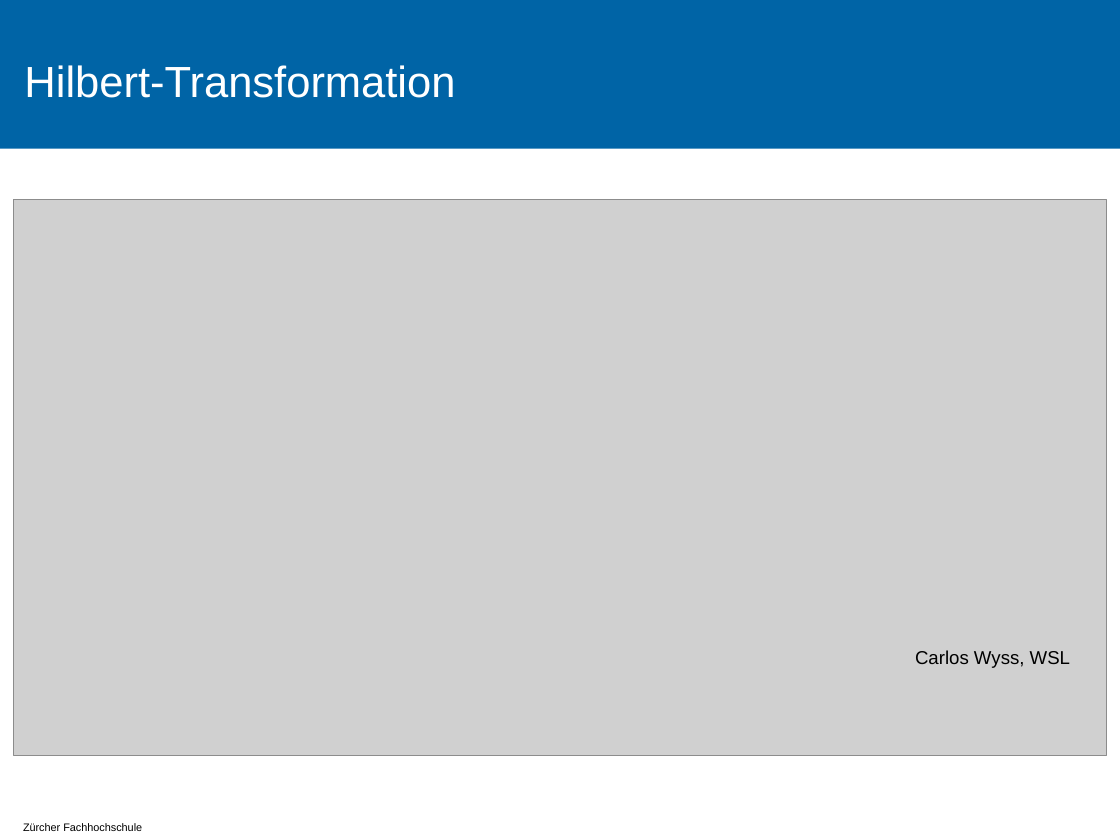
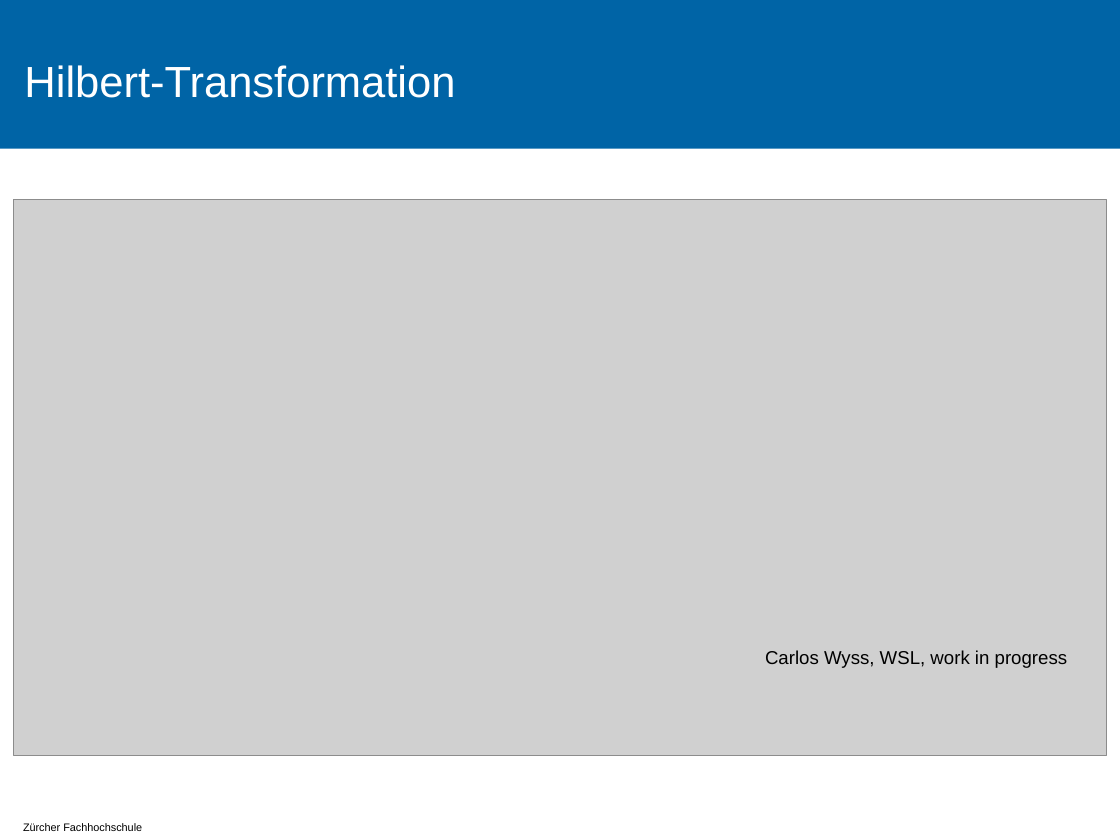
Before and after one commit to tokeller/WeKeBA, a slide deck: slide 8 of 9001_Praesentation/Praesentation.pptx. Drawn at 1120x840 pixels with LibreOffice and Linux fonts; fonts in the diff are those of the drawing; grey boxes stand for pictures; background and template pictures are left out. Boxes give left, top, right and bottom in pixels: in the first picture for what was removed or moved away, otherwise in the second. Text is boxed around its words. In the diff, an @@ line names an element or a change of style, - is before the commit and + after.

```diff
--- a/9001_Praesentation/Praesentation.pptx
+++ b/9001_Praesentation/Praesentation.pptx
@@ text at box(765, 650, 1068, 668): text changed @@
-Carlos Wyss, WSL
+Carlos Wyss, WSL, work in progress
```
Also in this commit, not shown: 12 other slides changed, 1 slide added, 2 slides removed, 3 other files.
